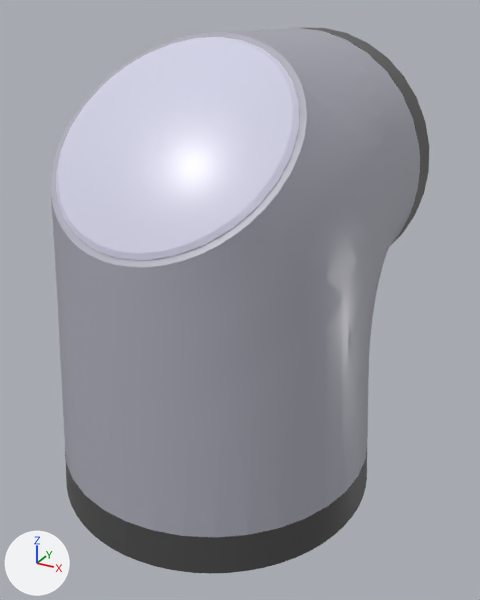
Renders of the COLLADA model meshes/aubo_S5/visual/link1.DAE from each side of a commit.
The view is the same before and after, from a camera (50 mm lens) standing at (0.113, -0.187, 0.059) and looking at (0.0058, 0.008, -0.0385). Every picture has the same lights, and +X, +Y and +Z are marked at lower left. Where no turn or scale is listed for an object, it has been applied to the vertices. Vertices at the same position are counted once.
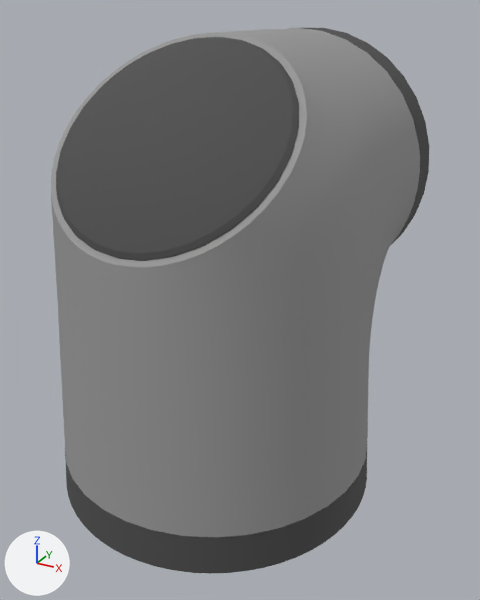
Where the newer file only moved an object's origin or applied its transform, the numbers keep the older frame.

What changed in the scene script:
```text
Add mat_sfbxasc231fbxasc179fbxasc187fbxasc229fbxasc136fbxasc151fbxas_002:
    mat_sfbxasc231fbxasc179fbxasc187fbxasc229fbxasc136fbxasc151fbxas_002 = principled_material('SFBXASC231FBXASC179FBXASC187FBXASC229FBXASC136FBXASC151FBXAS.002')
    mat_sfbxasc231fbxasc179fbxasc187fbxasc229fbxasc136fbxasc151fbxas_002.base_color = (0.0723, 0.0723, 0.0723)  # dark grey #4c4c4c
    mat_sfbxasc231fbxasc179fbxasc187fbxasc229fbxasc136fbxasc151fbxas_002.roughness = 0.84
Add mat_sfbxasc231fbxasc179fbxasc187fbxasc229fbxasc136fbxasc151fbxas:
    mat_sfbxasc231fbxasc179fbxasc187fbxasc229fbxasc136fbxasc151fbxas = principled_material('SFBXASC231FBXASC179FBXASC187FBXASC229FBXASC136FBXASC151FBXAS')
    mat_sfbxasc231fbxasc179fbxasc187fbxasc229fbxasc136fbxasc151fbxas.base_color = (0.0723, 0.0723, 0.0723)  # dark grey #4c4c4c
    mat_sfbxasc231fbxasc179fbxasc187fbxasc229fbxasc136fbxasc151fbxas.roughness = 0.84
Add mat_sfbxasc231fbxasc179fbxasc187fbxasc229fbxasc136fbxasc151fbxas_001:
    mat_sfbxasc231fbxasc179fbxasc187fbxasc229fbxasc136fbxasc151fbxas_001 = principled_material('SFBXASC231FBXASC179FBXASC187FBXASC229FBXASC136FBXASC151FBXAS.001')
    mat_sfbxasc231fbxasc179fbxasc187fbxasc229fbxasc136fbxasc151fbxas_001.base_color = (0.319, 0.319, 0.319)  # grey #999999
    mat_sfbxasc231fbxasc179fbxasc187fbxasc229fbxasc136fbxasc151fbxas_001.roughness = 0.84
Change me_meshmesh:
    used by ob_mesh; location = (0.0, 0.0, 0.0)
    remove me_meshmesh.from_pydata(...)  # 4042 vertices, 8042 faces; spans x -0.059..0.059, y -0.059..0.08, z -0.106..0.052
    remove me_meshmesh.materials.append(mat_materialfbxasc032_fbxasc0320)  # dark grey #4c4c4c
    add me_meshmesh.from_pydata(...)  # 3808 vertices, 7574 faces; spans x -0.059..0.059, y -0.059..0.08, z -0.106..0.052
    me_meshmesh part 1: 22 vertices moved within x -0.035..0.035, y -0.054..0.054, z -0.092; 143 vertices removed from x -0.051..0.051, y -0.059..0.059, z -0.106..-0.092; 1 vertex added at x 0.019, y -0.054, z -0.092
    me_meshmesh part 2: 2 vertices moved within x 0.006, y -0.029, z 0.024; 90 vertices removed from x -0.039..0.039, y -0.051..0.004, z -0.004..0.051
    me_meshmesh part 3: 2794 faces spanning x -0.058..0.058, y -0.057..0.08, z -0.106..0.052 switch from mat_materialfbxasc032_fbxasc0321 (grey #adadba) to mat_sfbxasc231fbxasc179fbxasc187fbxasc229fbxasc136fbxasc151fbxas_001 (grey #999999)
    me_meshmesh part 4: 574 faces spanning x -0.039..0.039, y -0.051..0.004, z -0.004..0.051 switch from mat_materialfbxasc032_fbxasc0322 (white #d6d6eb) to mat_sfbxasc231fbxasc179fbxasc187fbxasc229fbxasc136fbxasc151fbxas_002 (dark grey #4c4c4c)
    add me_meshmesh.materials.append(mat_sfbxasc231fbxasc179fbxasc187fbxasc229fbxasc136fbxasc151fbxas)  # dark grey #4c4c4c
```

Location of each change, [x1, y1, x2, y2] in pixels of the pictures (480 x 600 px):
part 1 of me_meshmesh, cut back
    before: [103, 439, 239, 561]
    after: [174, 534, 246, 537]
part 2 of me_meshmesh, cut back
    before: [94, 37, 299, 261]
part 3 of me_meshmesh, recoloured
    both: [51, 28, 420, 537]
part 4 of me_meshmesh, recoloured (white to grey)
    both: [56, 37, 299, 261]
